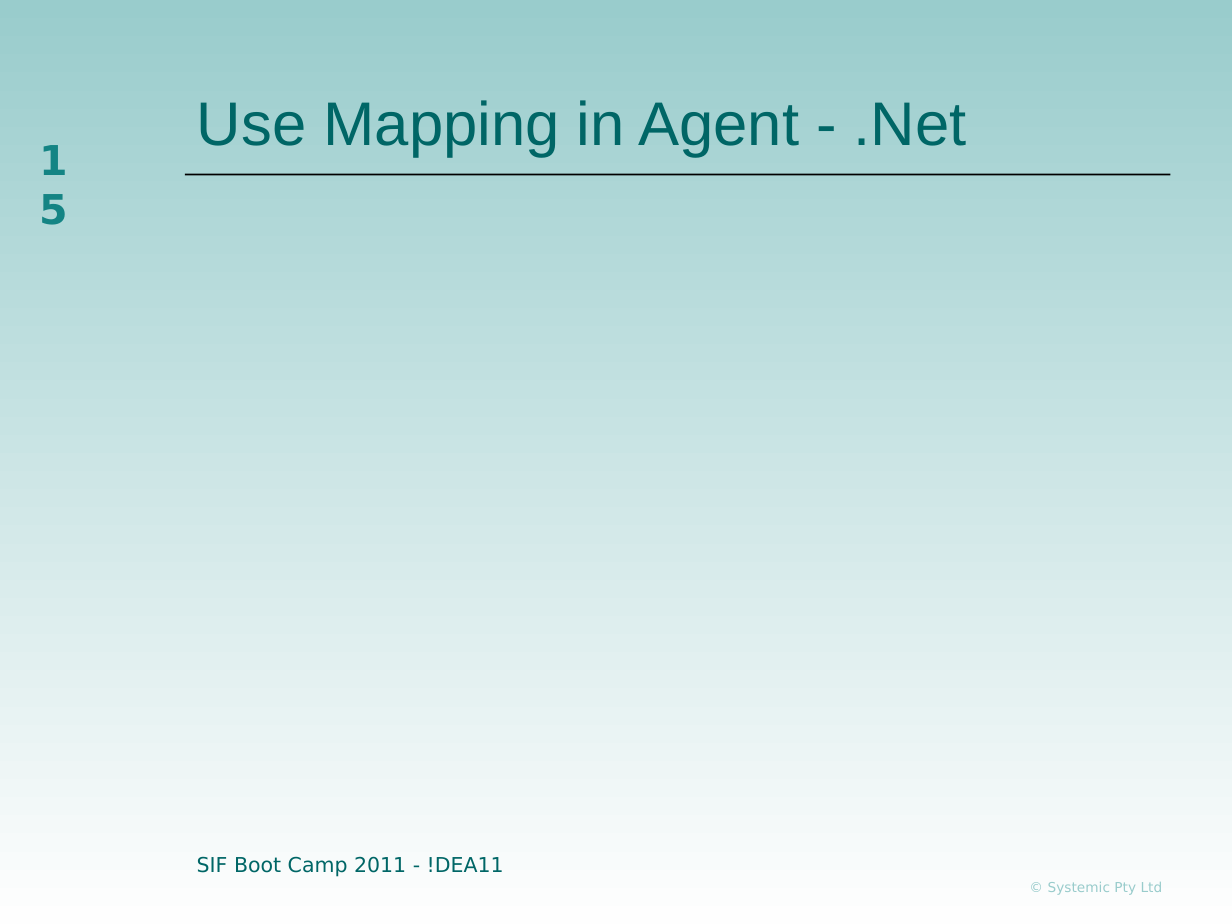
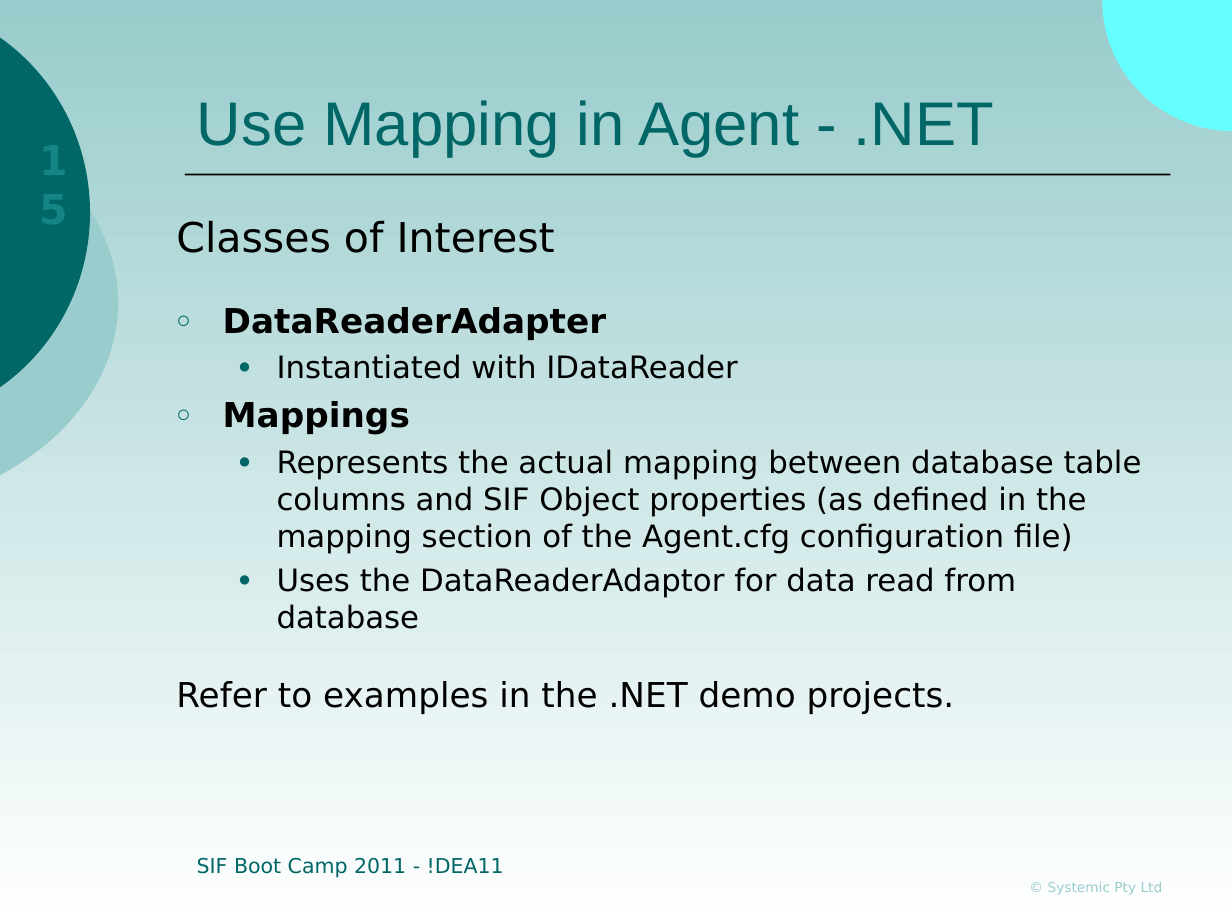
Before and after one commit to nsip/SifBootCamp-dotNet, a slide deck: slide 15 of Documentation/Presentations/06-ADK Mapping.ppt. Drawn at 1232x924 pixels with LibreOffice and Linux fonts; fonts in the diff are those of the drawing; background and template pictures are left out. Boxes give left, top, right and bottom in pixels: in the first picture for what was removed or moved away, otherwise in the second. Text is boxed around its words. In the diff, an @@ line names an element or a change of style, - is before the commit and + after.

```diff
--- a/Documentation/Presentations/06-ADK Mapping.ppt
+++ b/Documentation/Presentations/06-ADK Mapping.ppt
@@ background gradient #99CCCC to #FEFEFE to gradient #99CCCC to #FFFFFF @@
@@ outline redrawn in 3 elements at bbox=[1103, 0, 1232, 132], bbox=[0, 92, 118, 514], bbox=[0, 0, 90, 425] @@
@@ text at bbox=[197, 100, 994, 156]: text changed @@
-Use Mapping in Agent - .Net
+Use Mapping in Agent - .NET
@@ text added at bbox=[176, 220, 1142, 714], 18 pt, text #000000 @@
+Classes of Interest
+○ DataReaderAdapter
+  ● Instantiated with IDataReader
+○ Mappings
+  ● Represents the actual mapping between database table columns and SIF Object properties (as defined in the mapping section of the Agent.cfg configuration file)
+  ● Uses the DataReaderAdaptor for data read from database
+Refer to examples in the .NET demo projects.
```
Also in this commit, not shown: 17 other slides changed, 1 other file.
